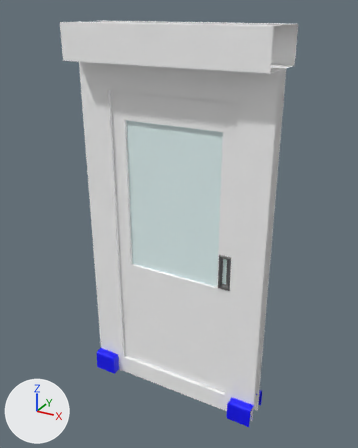
A saved change to the FBX model Assets/Models/ModularParts/Walls/SecuirtyWallDoor.fbx.
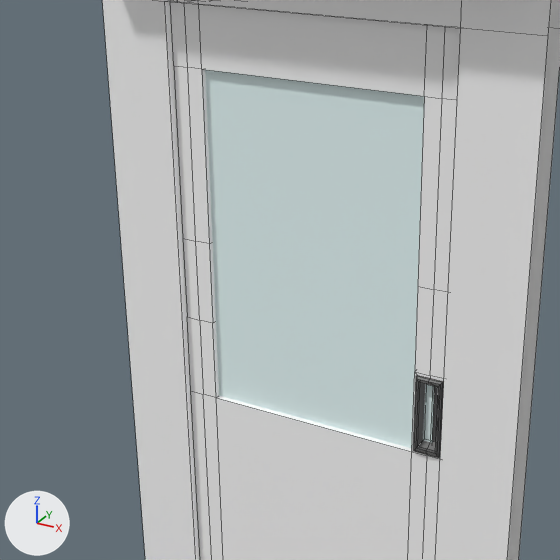
There are two pictures of each version: one whole from a 50 mm lens placed at (0.0677, -0.1203, 0.1227), pointed at (0.0007, 0.0016, 0.0618), one close up on the part from 10% to 79% of the width and 20% to 75% of the height. Lighting does not change. The marker at lower left points along +X, +Y and +Z. The close-ups show mesh edges as thin lines. Where no turn or scale is listed for an object, it has been applied to the vertices.

The first close-up shows 'Door', 'Glass', 'Wall'.
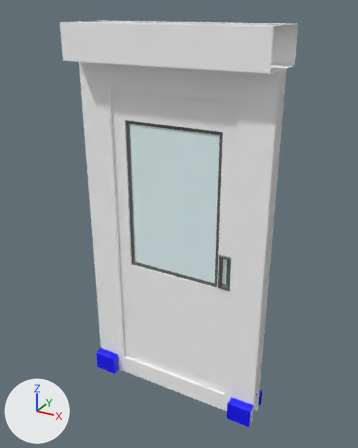
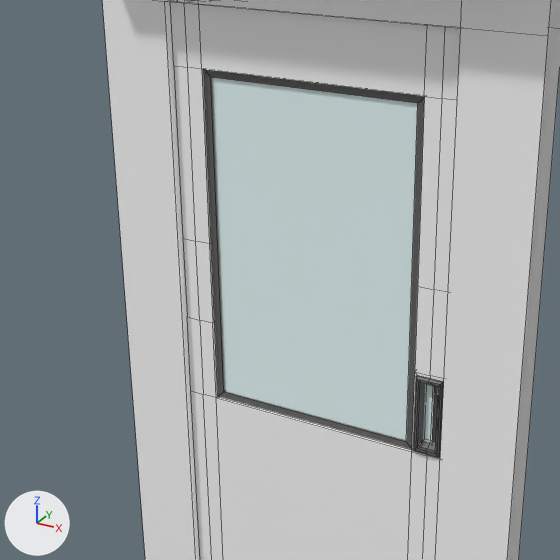
Where the newer file only moved an object's origin or applied its transform, the numbers keep the older frame.

Location of each change, (x1, y1, x2, y2) in pixels of the close-ups (560 x 560 px):
'WindowFrame', added: after (204, 69, 424, 450)

Edits to the bpy script that builds the scene:
```text
Add mat_metaltexture:
    mat_metaltexture = principled_material('MetalTexture')
    mat_metaltexture.base_color = (0.122, 0.122, 0.122)  # dark grey #626262
Add me_mesh_003_1:
    me_mesh_003_1.from_pydata(...)  # 20 vertices, 20 faces; spans x -0.0155..0.0155, y -0.001..0.001, z -0.0237..0.0237
    me_mesh_003_1.materials.append(mat_metaltexture)  # dark grey #626262
Add ob_windowframe:
    ob_windowframe = bpy.data.objects.new('WindowFrame', me_mesh_003_1)
    ob_windowframe.location = (0.0, 0.0, 0.0686)
```
